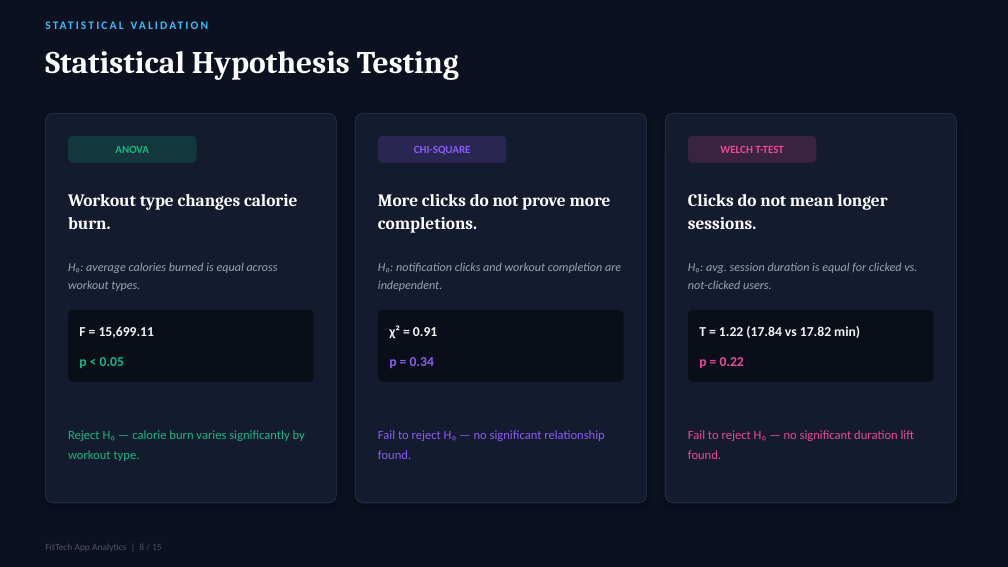
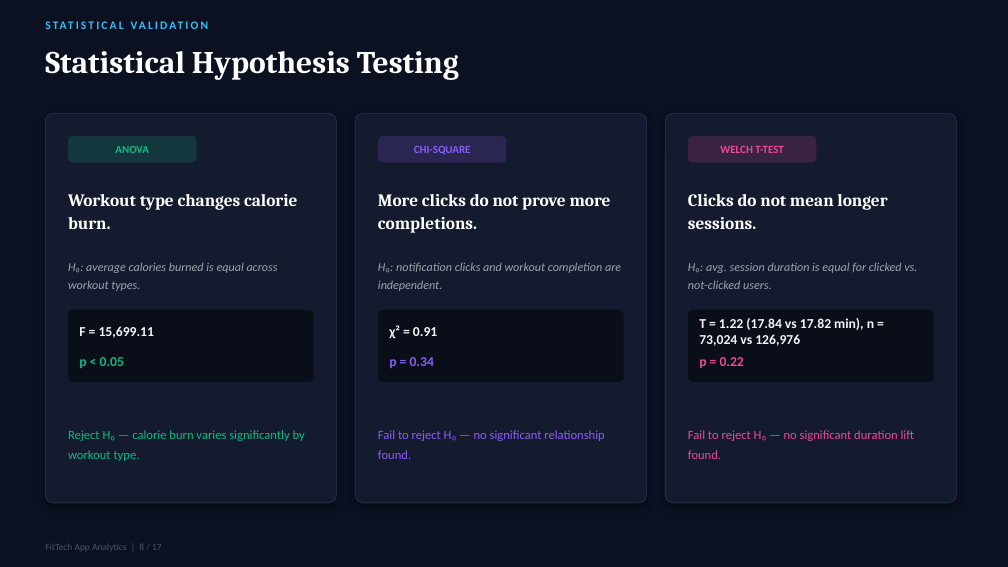
Before and after one commit to PrimePhantomSentinal/Fitness-app-Data-Science-Capstone-Project, a slide deck: slide 8 of Presentation/FitTech_Capstone_Presentation.pptx. Drawn at 1008x567 pixels with LibreOffice and Linux fonts; fonts in the diff are those of the drawing. Boxes give left, top, right and bottom in pixels: in the first picture for what was removed or moved away, otherwise in the second. Text is boxed around its words. In the diff, an @@ line names an element or a change of style, - is before the commit and + after.

```diff
--- a/Presentation/FitTech_Capstone_Presentation.pptx
+++ b/Presentation/FitTech_Capstone_Presentation.pptx
@@ text at bbox=[699, 318, 874, 346]: text changed @@
-T = 1.22 (17.84 vs 17.82 min)
+T = 1.22 (17.84 vs 17.82 min), n = 73,024 vs 126,976
```
Also in this commit, not shown: 13 other slides changed, 2 slides added, 7 other files.
